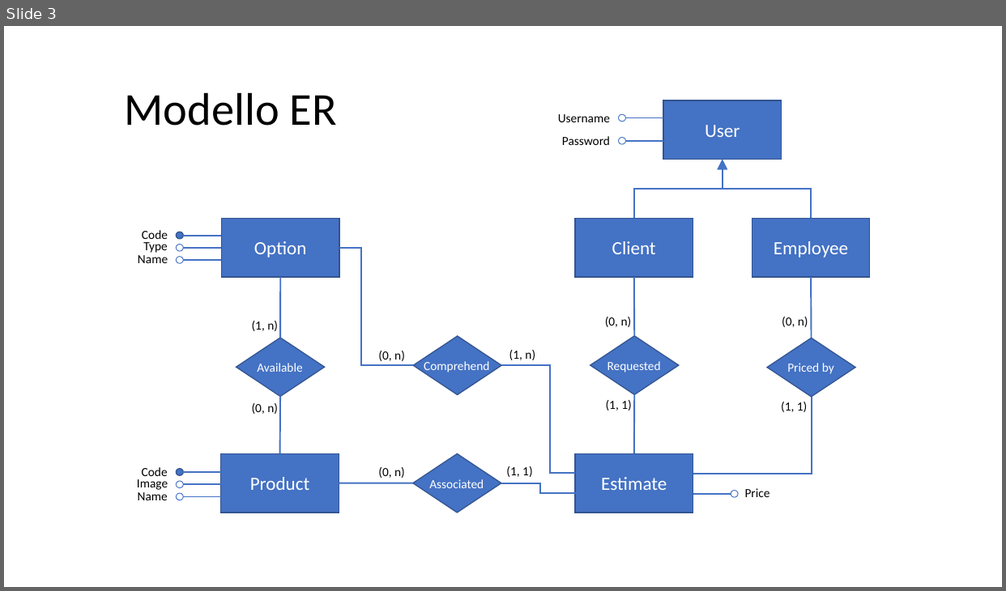
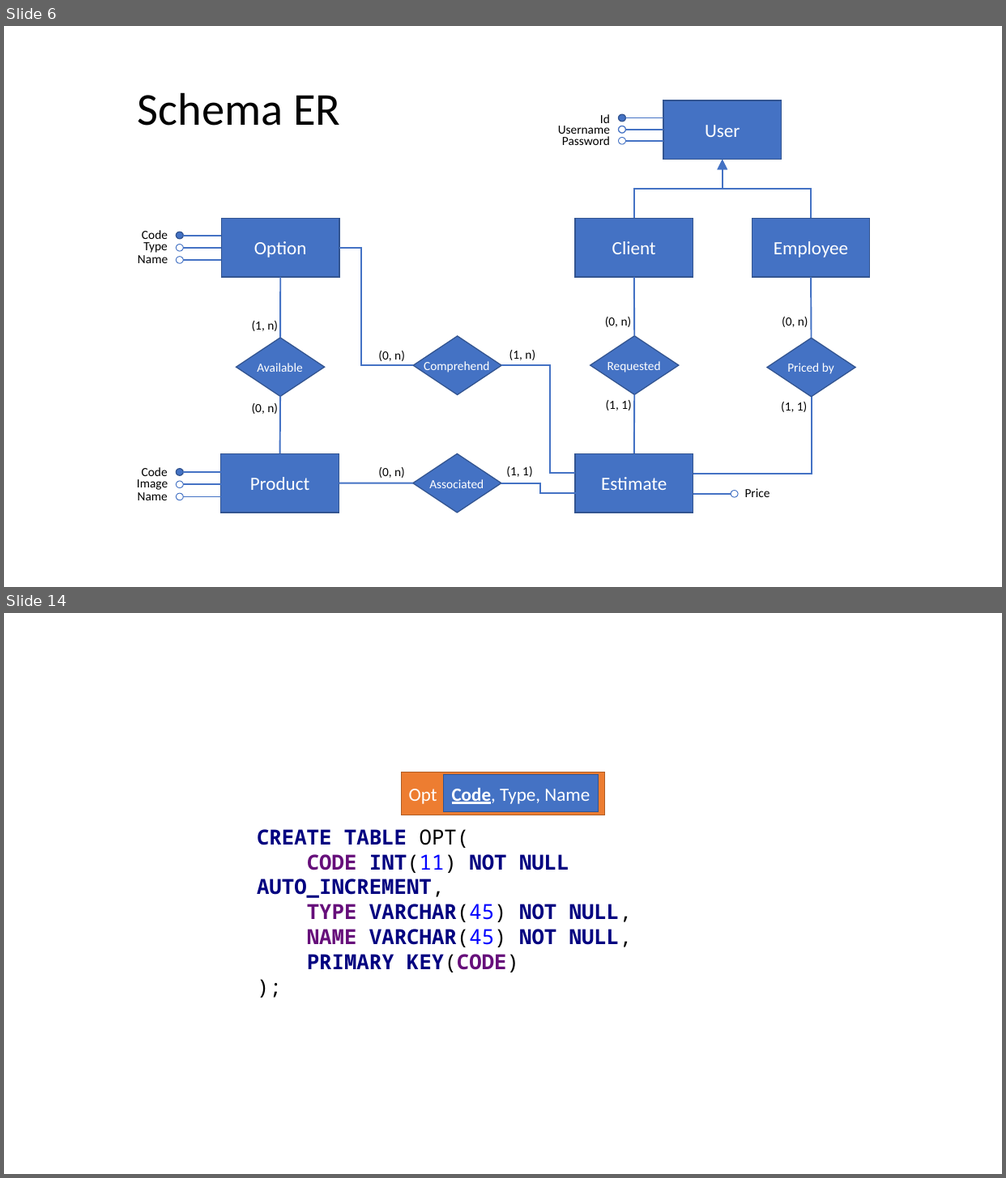
Before and after one commit to CarloChiodaroli/TIW-2022-HTML, a slide deck: data/Gestione Preventivi.pptx. Shown one above the other, each under a label of ours: slide 3 before the commit, slides 6 and 14 after it; the slides between them are not shown. The pictures are 1006x591 and 1006x1178 pixels, drawn with LibreOffice and Linux fonts; fonts in the diff are those of the drawing. Boxes give left, top, right and bottom in pixels: in the first picture for what was removed or moved away, otherwise in the second. Text is boxed around its words. In the diff, an @@ line names an element or a change of style, - is before the commit and + after.

```diff
--- a/data/Gestione Preventivi.pptx
+++ b/data/Gestione Preventivi.pptx
@@ slide 14 added at (x1=4, y1=613, x2=1002, y2=1174), background #FFFFFF @@
@@ rectangle added at (x1=402, y1=773, x2=605, y2=815), fill #ED7D31, outline #AF5C24 1 pt, 18 pt, text #FFFFFF @@
+Opt
@@ rectangle added at (x1=444, y1=775, x2=599, y2=812), fill #4472C4, outline #325491 1 pt, 18 pt, text #FFFFFF @@
+Code, Type, Name
@@ text added at (x1=257, y1=829, x2=632, y2=973), 20 pt, text #000080, bold @@
+CREATE TABLE OPT(
+CODE INT(11) NOT NULL AUTO_INCREMENT,
+TYPE VARCHAR(45) NOT NULL,
+NAME VARCHAR(45) NOT NULL,
+PRIMARY KEY(CODE)
+);
@@ what was slide 3 is now slide 6 @@
@@ slide 6 changed as well @@
@@ title at (x1=138, y1=92, x2=340, y2=126): text changed @@
-Modello ER
+Schema ER
@@ text "Username" rewrapped from (x1=558, y1=114, x2=610, y2=122) to (x1=558, y1=126, x2=610, y2=138) @@
@@ text added at (x1=600, y1=114, x2=610, y2=123), 12 pt, text #000000 @@
+Id
@@ ellipse at (x1=619, y1=114, x2=626, y2=121): fill none to #4472C4; outline #4472C4 0.75 pt to #325491 1 pt @@
@@ ellipse added at (x1=619, y1=126, x2=626, y2=133), fill #FFFFFF, outline #4472C4 1 pt @@
@@ line added from (626, 130) to (663, 130), #4472C4 1.5 pt @@
```
Also in this commit, not shown: 1 other slide changed, 19 other slides added, 1 other file.
